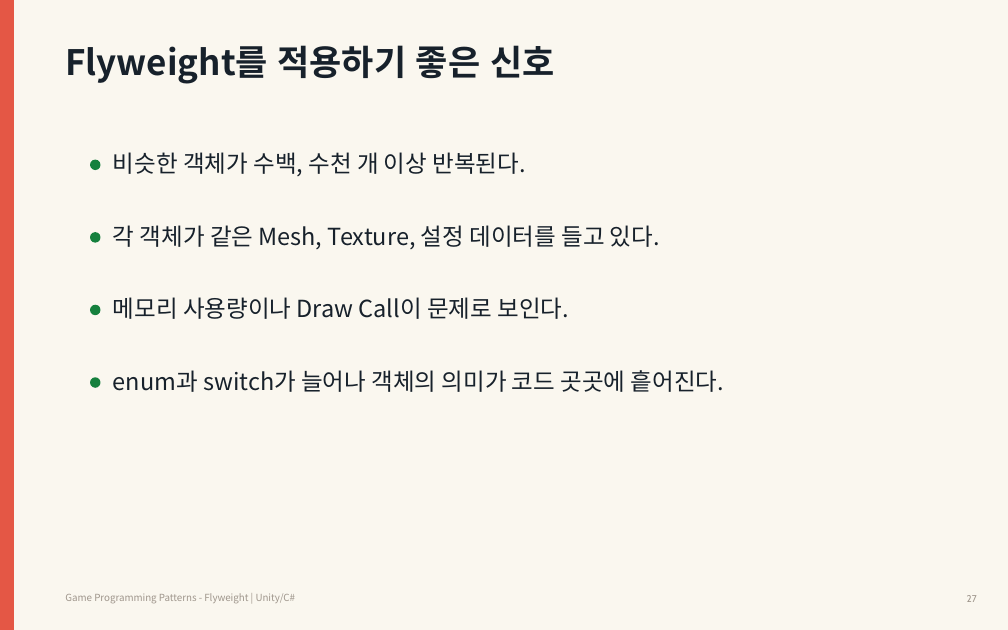
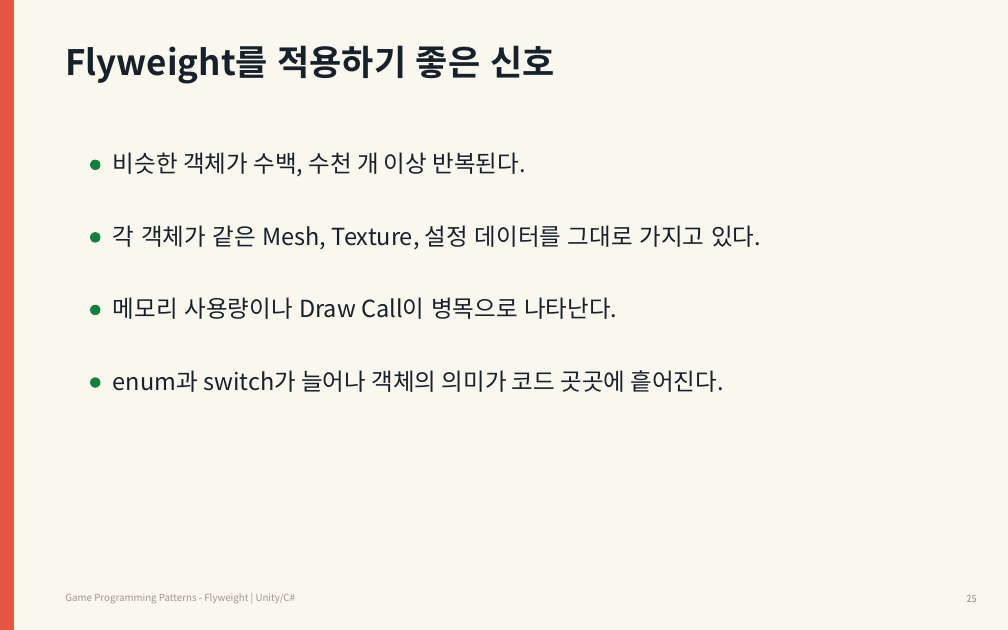
Before and after one commit to Meerkat-GMD/unity-programming-pattern, a slide deck: slide 25 of 03차시_Flyweight/강의자료/유니티 프로그래밍 패턴 3차시 - Flyweight.pptx (slide 27 before the commit). Drawn at 1008x630 pixels with LibreOffice and Linux fonts; fonts in the diff are those of the drawing. Boxes give left, top, right and bottom in pixels: in the first picture for what was removed or moved away, otherwise in the second. Text is boxed around its words. In the diff, an @@ line names an element or a change of style, - is before the commit and + after.

```diff
--- a/03차시_Flyweight/강의자료/유니티 프로그래밍 패턴 3차시 - Flyweight.pptx
+++ b/03차시_Flyweight/강의자료/유니티 프로그래밍 패턴 3차시 - Flyweight.pptx
@@ text at [113, 225, 761, 249]: text changed @@
-각 객체가 같은 Mesh, Texture, 설정 데이터를 들고 있다.
+각 객체가 같은 Mesh, Texture, 설정 데이터를 그대로 가지고 있다.
@@ text at [113, 297, 617, 319]: text changed @@
-메모리 사용량이나 Draw Call이 문제로 보인다.
+메모리 사용량이나 Draw Call이 병목으로 나타난다.
```
Also in this commit, not shown: 32 other slides changed, 2 slides removed.
